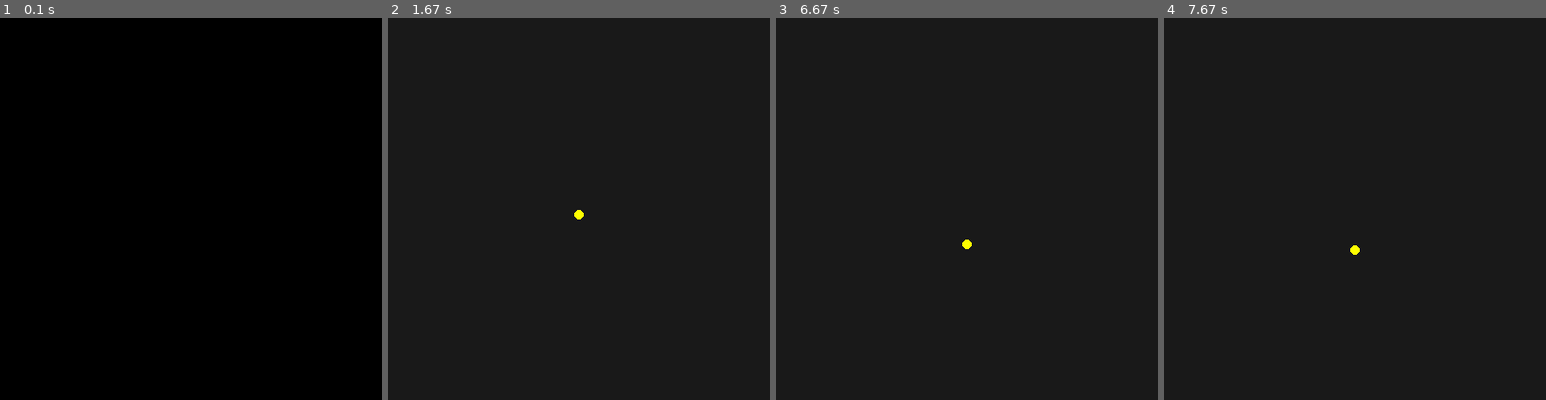
Above: before the commit, frames 1-4 (left to right).
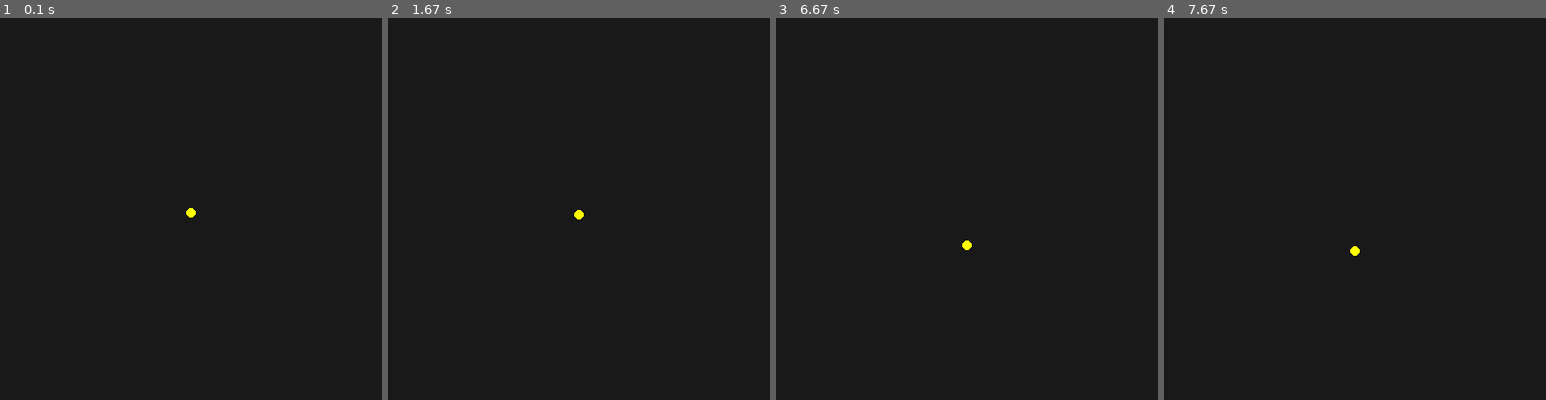
Above: after the commit, the same moments.

Repository: Bestevenn/Skole
Game: pygame game, started from pygame/første pygame.py
Two runs of this game, one before a commit and one after it. Both use one fixed random seed, a clock stepped at 60 frames per second and the inputs below.
Inputs:
- Up to frame 1 (0.1 s): no input
- Up to frame 2 (1.67 s): tap Enter at 0.33 s
- Up to frame 3 (6.67 s): tap Space at 1.67, 2.1, 2.6, 3.02, 3.52, 4.08, 4.53, 5.03, 5.5, 6.17, 6.62 s
- Up to frame 4 (7.67 s): tap Space at 7.13, 7.63 s

The runs differ from the first frame. In frame 1, 100% of the frame differs, in the area x 0-100%, y 0-100%; in frame 2, nothing differs; in frame 3, less than 0.1%; in frame 4, less than 0.1%.

Commit message:
full testing

Diff:
--- a/pygame/bevegelse.py
+++ b/pygame/bevegelse.py
@@ -10,13 +10,13 @@
 GRØNN = (124,252,0)
 SOL = (255,255,0)
 brun = (139,69,19)
-vindu = pygame.display.set_mode((300, 300))
+vindu = pygame.display.set_mode((1000, 1000))
 white =(255, 255, 255)
 
 clock = pygame.time.Clock()
 
 
-
+FPS = 4
 
 x = 150
 y = 0
@@ -28,20 +28,18 @@
     for event in pygame.event.get():
         if event.type == pygame.QUIT:
             pygame.quit()
-    clock.tick(10)
+    clock.tick(FPS)
     vindu.fill(Grå)
     pygame.draw.circle(vindu, SOL, (x,y), 10, width=0)
     Fortsett = True
     while Fortsett:
-        if x < 300 and y < 150:
-            x += dx
-            y += dy
-        elif x == 300 and y == 150:
-           Fortsett = False
-    if x == 300 and y == 150:
+        y += dy
+        x += dx
+        if x == 1000 and y == 1000:
+            Fortsett = False
+    y -= dy
     x -= dx
-    y += dy
-    print(x,y)
+
 
 
     pygame.display.update()
--- a/pygame/første pygame.py
+++ b/pygame/første pygame.py
@@ -30,5 +30,5 @@
         pygame.draw.circle(vindu, SUN, (x,y), 5)
         y += dy
 
-        clock.tick(10)
+        clock.tick(120)
         pygame.display.update()
--- a/pygame/tes.py
+++ b/pygame/tes.py
@@ -13,7 +13,7 @@
 pygame.display.set_caption("Game: ")
 clock = pygame.time.Clock()
 
-dvd = pygame.image.load(r"/Users/martinknutsen/Documents/GitHub/Skole/BIlder/51-518072_hd-dvd-dvd-video-logo-dvd-video-logo.jpeg")
+
 
 def game_loop():
 
@@ -26,12 +26,15 @@
 
     running = True
 
+    radius = 32
+
     while running:
 
         for event in pygame.event.get():
             if event.type == pygame.QUIT:
                 pygame.quit()
                 quit()
+
 
         pos_x += velocity[0]
         pos_y += velocity[1]
@@ -44,9 +47,10 @@
 
         # DRAW
         window.fill(white)
-        pygame.draw.circle(window, black, (pos_x, pos_y), 8, width=0)
+        pygame.draw.circle(window, black, (pos_x, pos_y), radius, width=0)
         pygame.display.update()
         clock.tick(FPS)
+        print(pos_x,pos_y, "radius: ", radius)
 
 
 game_loop()
Not shown, changed: .DS_Store
